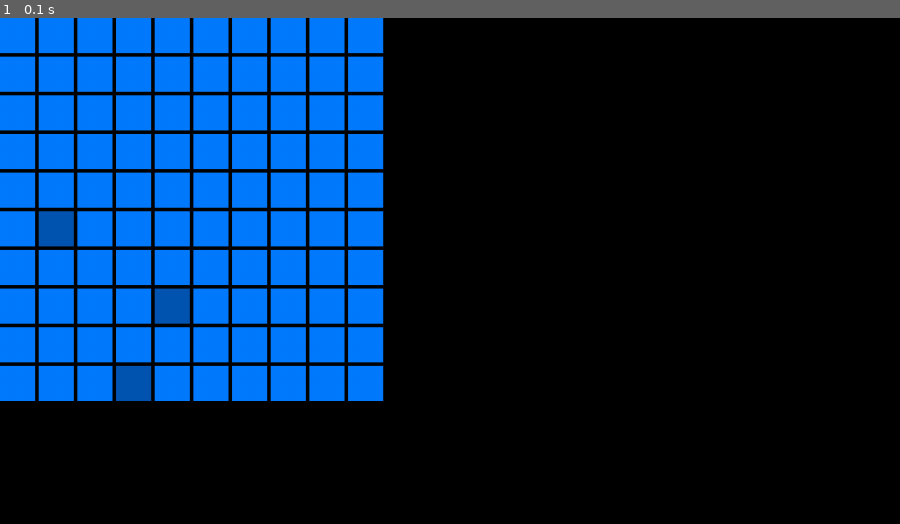
Above: before the commit, frame 1.
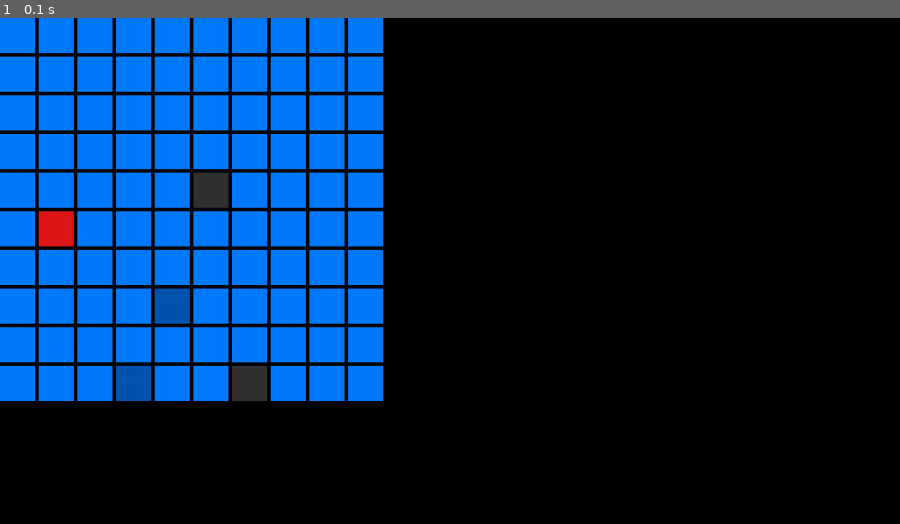
Above: after the commit, the same moment.

Repository: bszymala89/ship-pygame
Game: pygame game, started from ships.py
Two runs of this game, one before a commit and one after it. Both use one fixed random seed, a clock stepped at 60 frames per second and the inputs below.
Inputs:
- Up to frame 1 (0.1 s): no input

The runs differ from the first frame. In frame 1, 0.9% of the frame differs, in the area x 4-30%, y 30-76%.

Commit message:
made grid color work correctly

Diff:
--- a/ships.py
+++ b/ships.py
@@ -5,27 +5,40 @@
 screen = pygame.display.set_mode((1280, 720))
 GRID_SIZE = 10
 CELL_SIZE = 50
+GRID_SPACING = 5
 
-BOARD_SIZE = GRID_SIZE * CELL_SIZE
+BOARD_SIZE = GRID_SIZE * CELL_SIZE + (GRID_SIZE - 1) * GRID_SPACING
 
 running = True
 
 COLOR_CELL = (0, 123, 255)
 COLOR_SHOT = (0, 85, 176)
 COLOR_DEAD_SHIP = (222, 24, 24)
-
+COLOR_SHIP = (50, 50, 50)
 
 shot_list = [(4,7), (1,5), (3,9)]
+ship_list = [(6,9), (1,5), (5,4)]
 
 def draw_board():
     #pygame.draw.rect
     for y in range(GRID_SIZE):
         for x in range(GRID_SIZE):
             color = COLOR_CELL
-            if (y, x) in shot_list:
+            if (y, x) in shot_list and (y, x) in ship_list:
+                color = COLOR_DEAD_SHIP
+            elif (y, x) in shot_list:
                 color = COLOR_SHOT
+            elif (y, x) in ship_list:
+                color = COLOR_SHIP
 
-            pygame.draw.rect(screen, color, pygame.Rect(CELL_SIZE * y + (5 * y), CELL_SIZE * x + (5 * x), CELL_SIZE, CELL_SIZE))
+            pygame.draw.rect(
+                screen,
+                color,
+                pygame.Rect(
+                    (CELL_SIZE + GRID_SPACING) * y,
+                    (CELL_SIZE + GRID_SPACING) * x,
+                    CELL_SIZE,
+                    CELL_SIZE))
 
 while running:
     for event in pygame.event.get():
